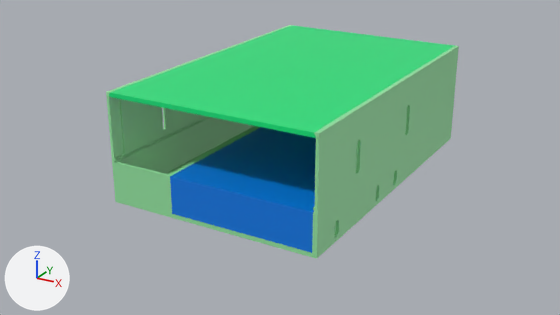
An edit to the Blender file doc/chassis/FloppyTurm3.blend, drawn before and after from the same camera.
Before and after are seen from the file's camera 'Camera'. Arrows for +X, +Y and +Z are at lower left; the lights stay in place.

The first picture shows '3.5', 'Deckel', 'Frontblende', 'Housing', 'Rückseite'.
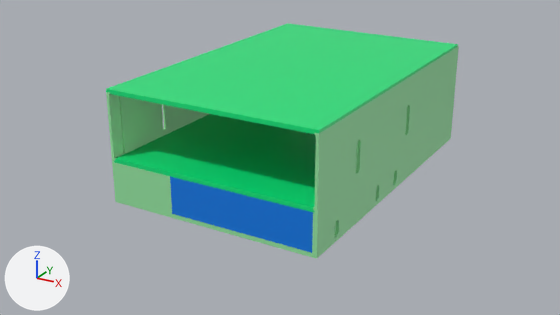
Commit message: deckel dicker

ob_5_001 is not drawn itself; it is used by a modifier of ob_deckel.

Where the change shows, as pixel boxes [x1, y1, x2, y2] in the pictures (560 x 315 px):
'Deckel', reshaped, moved, modifiers changed: before [109, 26, 454, 138]; after [106, 23, 458, 134]
'Deckel.001', shown (green): after [114, 114, 316, 213]
'Rückseite', hidden: before [292, 25, 455, 47]

The change, as a list of edits to the scene's bpy script:
```text
Add mat_material_003:
    mat_material_003 = principled_material('Material.003')
    mat_material_003.base_color = (0.0, 0.8, 0.204)  # green #00e77d
    mat_material_003.roughness = 0.4
Change me_plane_006:
    used by ob_deckel; location = (0.0, 0.0, 0.0)
    remove me_plane_006.from_pydata(...)  # 16 vertices, 10 faces; spans x -0.075..0.074, y -0.11..0.12, z 0.053..0.056
    remove me_plane_006.materials.append(mat_material_001)  # green #00e77d
    add me_plane_006.from_pydata(...)  # 24 vertices, 18 faces; spans x -0.076..0.077, y -0.11..0.12, z 0.05..0.055
    me_plane_006 part 1
    14 vertices are removed from x -0.075..0.074, y -0.11..0.12, z 0.053..0.056
    10 faces are deleted
    11 vertices are added at x -0.076..0.077, y -0.11, z 0.05..0.055
    11 new vertices lie (0.0, 0.23, 0.0) away from vertices in x -0.076..0.077, y -0.11, z 0.05..0.055
    18 new faces join them
    add me_plane_006.materials.append(mat_material_003)  # green #00e77d
Add me_cube_008:
    me_cube_008.from_pydata(...)  # a box spanning x -0.075..0.076, y -0.11..-0.095, z 0.039..0.05
    me_cube_008.materials.append(mat_material_003)  # green #00e77d
Change ob_deckel:
    ob_deckel.location: (0.0, 0.0, 0.0) -> (-0.001, 0.0, 0.003)
    add _m = ob_deckel.modifiers.new('BTool_5.001', 'BOOLEAN')
    add _m.object = ob_5_001
Change ob_deckel_001:
    remove ob_deckel_001.hide_set(True)
Change ob_rückseite:
    add ob_rückseite.hide_set(True)
Add ob_5_001:
    ob_5_001 = bpy.data.objects.new('5.001', me_cube_008)
    ob_5_001.location = (-0.001, 0.0, 0.005)
    ob_5_001.visible_camera = False
    ob_5_001.visible_diffuse = False
    ob_5_001.visible_glossy = False
    ob_5_001.visible_transmission = False
    ob_5_001.visible_shadow = False
    ob_5_001.hide_render = True
```
